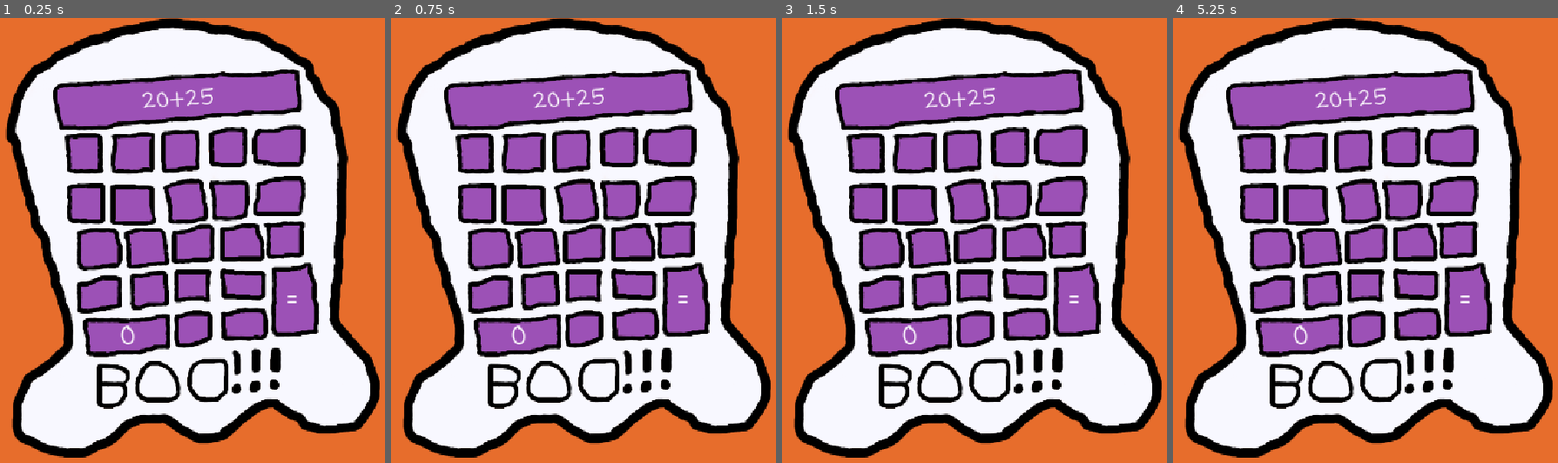
Above: before the commit, frames 1-4 (left to right).
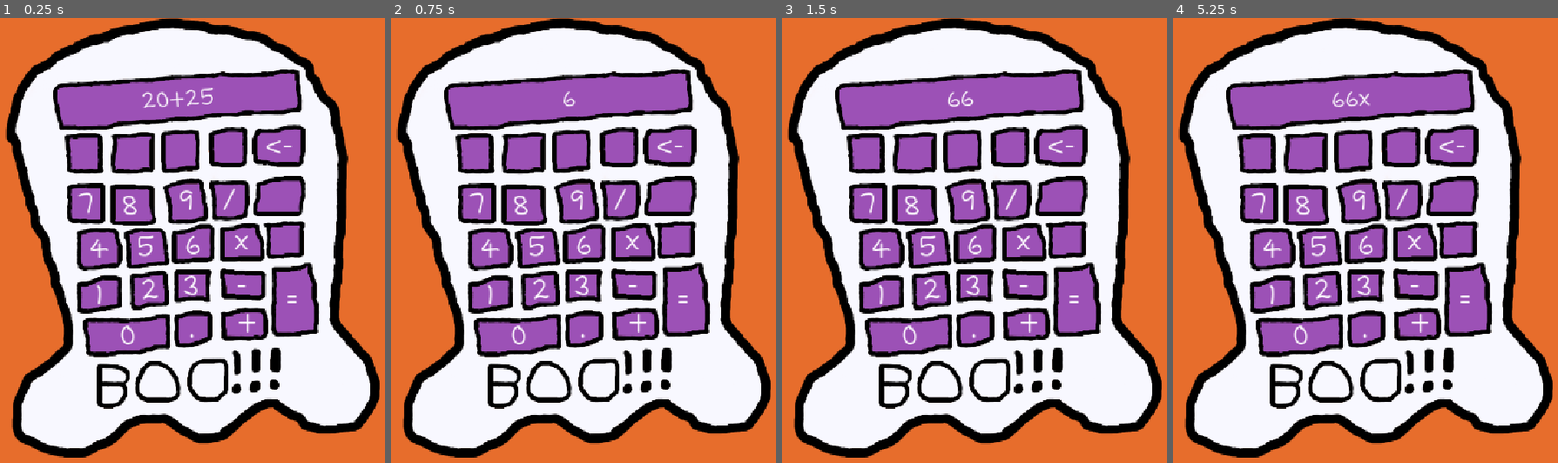
Above: after the commit, the same moments.

Repository: Nathan5471/ghost-calculator
Game: Godot game, scene res://main.tscn
Same seed, same stepped clock (60 frames per second), same inputs: the game is played once before the commit and once after it. The project has no main scene, so this scene is started directly.
Inputs (mouse positions are in pixels of both pictures, inside the frame that each line leads up to):
- Up to frame 1 (0.25 s): no input
- Up to frame 2 (0.75 s): tap Enter at 0.5 s; hold Right from 0.53 s (still down); tap Alt at 0.6 s; click (598, 249) at 0.67 s
- Up to frame 3 (1.5 s): tap Space at 1.25 s; release Right at 1.28 s; hold Down from 1.28 s (still down); tap Shift at 1.35 s; click (989, 249) at 1.42 s
- Up to frame 4 (5.25 s): tap Enter at 2, 3.5 s; move the mouse to (1450, 147) at 2.02 s; release Down at 2.03 s; hold Right 2.03-2.78 s; tap Alt at 2.1, 3.6, 5.1 s; click (1450, 147) at 2.17 s; tap Space at 2.75, 4.25 s; move the mouse to (1346, 338) at 2.77 s; hold Up 2.78-3.53 s; tap Shift at 2.85, 4.35 s; click (1346, 338) at 2.92 s; move the mouse to (outside the picture) at 3.52 s; hold Left 3.53-5.03 s; click (outside the picture) at 3.67 s; move the mouse to (outside the picture) at 4.27 s; click (outside the picture) at 4.42 s; move the mouse to (1415, 249) at 5.02 s; hold Down from 5.03 s (still down); click (1415, 249) at 5.17 s

The runs differ from the first frame. In frame 1, 0.8% of the frame differs, in the area x 20-77%, y 27-72%; in frame 2, 1.1%; in frame 3, 1.1%; in frame 4, 1.1%, in the area x 20-77%, y 15-72%.

Commit message:
Add most of the buttons

Diff:
--- a/main.tscn
+++ b/main.tscn
@@ -49,5 +49,169 @@
 position = Vector2(-127, 137)
 buttonValue = "0"
 
+[node name="Button3" type="Area2D" parent="Buttons" unique_id=1301299853]
+
+[node name="CollisionPolygon2D" type="CollisionPolygon2D" parent="Buttons/Button3" unique_id=1657857909]
+polygon = PackedVector2Array(-202, 53, -140, 45, -138, 87, -200, 100)
+
+[node name="Button" parent="Buttons/Button3/CollisionPolygon2D" unique_id=1503961101 instance=ExtResource("4_1bvp3")]
+position = Vector2(-171, 74)
+buttonValue = "1"
+
+[node name="Button4" type="Area2D" parent="Buttons" unique_id=2047514207]
+priority = 2
+
+[node name="CollisionPolygon2D" type="CollisionPolygon2D" parent="Buttons/Button4" unique_id=1645005462]
+polygon = PackedVector2Array(-120, 40, -66, 36, -64, 89, -119, 95)
+
+[node name="Button" parent="Buttons/Button4/CollisionPolygon2D" unique_id=1674900033 instance=ExtResource("4_1bvp3")]
+position = Vector2(-94, 66)
+buttonValue = "2"
+
+[node name="Button5" type="Area2D" parent="Buttons" unique_id=414462839]
+priority = 2
+
+[node name="CollisionPolygon2D" type="CollisionPolygon2D" parent="Buttons/Button5" unique_id=938156298]
+polygon = PackedVector2Array(-50, 34, 5, 34, -1, 79, -51, 84)
+
+[node name="Button" parent="Buttons/Button5/CollisionPolygon2D" unique_id=1109481275 instance=ExtResource("4_1bvp3")]
+position = Vector2(-29, 60)
+buttonValue = "3"
+
+[node name="Button6" type="Area2D" parent="Buttons" unique_id=1275643408]
+priority = 2
+
+[node name="CollisionPolygon2D" type="CollisionPolygon2D" parent="Buttons/Button6" unique_id=848794266]
+polygon = PackedVector2Array(-203, -27, -145, -28, -137, 28, -202, 32)
+
+[node name="Button" parent="Buttons/Button6/CollisionPolygon2D" unique_id=1196800521 instance=ExtResource("4_1bvp3")]
+position = Vector2(-175, 2)
+buttonValue = "4"
+
+[node name="Button7" type="Area2D" parent="Buttons" unique_id=893726442]
+priority = 2
+
+[node name="CollisionPolygon2D" type="CollisionPolygon2D" parent="Buttons/Button7" unique_id=1634180560]
+polygon = PackedVector2Array(-125, -28, -69, -28, -64, 23, -121, 28)
+
+[node name="Button" parent="Buttons/Button7/CollisionPolygon2D" unique_id=1914752452 instance=ExtResource("4_1bvp3")]
+position = Vector2(-100, -1)
+buttonValue = "5"
+
+[node name="Button8" type="Area2D" parent="Buttons" unique_id=12910769]
+priority = 2
+
+[node name="CollisionPolygon2D" type="CollisionPolygon2D" parent="Buttons/Button8" unique_id=868944380]
+polygon = PackedVector2Array(-54, -24, 4, -36, 7, 18, -50, 21)
+
+[node name="Button" parent="Buttons/Button8/CollisionPolygon2D" unique_id=1157998716 instance=ExtResource("4_1bvp3")]
+position = Vector2(-25, -4)
+buttonValue = "6"
+
+[node name="Button9" type="Area2D" parent="Buttons" unique_id=1703284322]
+priority = 2
+
+[node name="CollisionPolygon2D" type="CollisionPolygon2D" parent="Buttons/Button9" unique_id=1057976429]
+polygon = PackedVector2Array(-220, -98, -164, -100, -164, -43, -216, -42)
+
+[node name="Button" parent="Buttons/Button9/CollisionPolygon2D" unique_id=634345740 instance=ExtResource("4_1bvp3")]
+position = Vector2(-194, -68)
+buttonValue = "7"
+
+[node name="Button10" type="Area2D" parent="Buttons" unique_id=1162510281]
+priority = 2
+
+[node name="CollisionPolygon2D" type="CollisionPolygon2D" parent="Buttons/Button10" unique_id=109802956]
+polygon = PackedVector2Array(-149, -98, -88, -95, -86, -42, -147, -42)
+
+[node name="Button" parent="Buttons/Button10/CollisionPolygon2D" unique_id=707434801 instance=ExtResource("4_1bvp3")]
+position = Vector2(-124, -66)
+buttonValue = "8"
+
+[node name="Button11" type="Area2D" parent="Buttons" unique_id=1031349863]
+priority = 2
+
+[node name="CollisionPolygon2D" type="CollisionPolygon2D" parent="Buttons/Button11" unique_id=792348869]
+polygon = PackedVector2Array(-65, -98, -9, -106, -4, -47, -57, -43)
+
+[node name="Button" parent="Buttons/Button11/CollisionPolygon2D" unique_id=338039508 instance=ExtResource("4_1bvp3")]
+position = Vector2(-35, -73)
+buttonValue = "9"
+
+[node name="Button12" type="Area2D" parent="Buttons" unique_id=1255500626]
+priority = 2
+
+[node name="CollisionPolygon2D" type="CollisionPolygon2D" parent="Buttons/Button12" unique_id=1975324373]
+polygon = PackedVector2Array(-49, 104, 1, 102, 4, 141, -48, 153)
+
+[node name="Button" parent="Buttons/Button12/CollisionPolygon2D" unique_id=825758999 instance=ExtResource("4_1bvp3")]
+position = Vector2(-25, 127)
+buttonValue = "."
+
+[node name="Button13" type="Area2D" parent="Buttons" unique_id=1340846622]
+priority = 2
+
+[node name="CollisionPolygon2D" type="CollisionPolygon2D" parent="Buttons/Button13" unique_id=136053818]
+polygon = PackedVector2Array(23, 102, 88, 96, 91, 138, 25, 141)
+
+[node name="Button" parent="Buttons/Button13/CollisionPolygon2D" unique_id=1173037063 instance=ExtResource("4_1bvp3")]
+position = Vector2(57, 117)
+buttonValue = "+"
+
+[node name="Button14" type="Area2D" parent="Buttons" unique_id=1115980963]
+priority = 2
+
+[node name="CollisionPolygon2D" type="CollisionPolygon2D" parent="Buttons/Button14" unique_id=770649569]
+polygon = PackedVector2Array(22, 35, 84, 38, 88, 77, 24, 73)
+
+[node name="Button" parent="Buttons/Button14/CollisionPolygon2D" unique_id=1247427936 instance=ExtResource("4_1bvp3")]
+position = Vector2(53, 57)
+buttonValue = "-"
+
+[node name="Button15" type="Area2D" parent="Buttons" unique_id=1773465033]
+priority = 2
+
+[node name="CollisionPolygon2D" type="CollisionPolygon2D" parent="Buttons/Button15" unique_id=154603002]
+polygon = PackedVector2Array(22, -29, 74, -38, 83, 14, 22, 15)
+
+[node name="Button" parent="Buttons/Button15/CollisionPolygon2D" unique_id=426685566 instance=ExtResource("4_1bvp3")]
+position = Vector2(51, -11)
+buttonValue = "x"
+
+[node name="Button16" type="Area2D" parent="Buttons" unique_id=845629248]
+priority = 2
+
+[node name="CollisionPolygon2D" type="CollisionPolygon2D" parent="Buttons/Button16" unique_id=501281980]
+polygon = PackedVector2Array(8, -103, 58, -105, 58, -49, 10, -49)
+
+[node name="Button" parent="Buttons/Button16/CollisionPolygon2D" unique_id=1745261875 instance=ExtResource("4_1bvp3")]
+position = Vector2(33, -77)
+buttonValue = "/"
+
+[node name="Button17" type="Area2D" parent="Buttons" unique_id=970336567]
+priority = 2
+
+[node name="CollisionPolygon2D" type="CollisionPolygon2D" parent="Buttons/Button17" unique_id=1170919433]
+polygon = PackedVector2Array(77, -182, 145, -188, 143, -132, 72, -137)
+
+[node name="Button" parent="Buttons/Button17/CollisionPolygon2D" unique_id=31876925 instance=ExtResource("4_1bvp3")]
+position = Vector2(100, -161)
+buttonValue = "<-"
+
 [connection signal="input_event" from="Buttons/Button1" to="Buttons/Button1/CollisionPolygon2D/Button" method="_on_button_input_event"]
 [connection signal="input_event" from="Buttons/Button2" to="Buttons/Button2/CollisionPolygon2D/Button" method="_on_button_input_event"]
+[connection signal="input_event" from="Buttons/Button3" to="Buttons/Button3/CollisionPolygon2D/Button" method="_on_button_input_event"]
+[connection signal="input_event" from="Buttons/Button4" to="Buttons/Button4/CollisionPolygon2D/Button" method="_on_button_input_event"]
+[connection signal="input_event" from="Buttons/Button5" to="Buttons/Button5/CollisionPolygon2D/Button" method="_on_button_input_event"]
+[connection signal="input_event" from="Buttons/Button6" to="Buttons/Button6/CollisionPolygon2D/Button" method="_on_button_input_event"]
+[connection signal="input_event" from="Buttons/Button7" to="Buttons/Button7/CollisionPolygon2D/Button" method="_on_button_input_event"]
+[connection signal="input_event" from="Buttons/Button8" to="Buttons/Button8/CollisionPolygon2D/Button" method="_on_button_input_event"]
+[connection signal="input_event" from="Buttons/Button9" to="Buttons/Button9/CollisionPolygon2D/Button" method="_on_button_input_event"]
+[connection signal="input_event" from="Buttons/Button10" to="Buttons/Button10/CollisionPolygon2D/Button" method="_on_button_input_event"]
+[connection signal="input_event" from="Buttons/Button11" to="Buttons/Button11/CollisionPolygon2D/Button" method="_on_button_input_event"]
+[connection signal="input_event" from="Buttons/Button12" to="Buttons/Button12/CollisionPolygon2D/Button" method="_on_button_input_event"]
+[connection signal="input_event" from="Buttons/Button13" to="Buttons/Button13/CollisionPolygon2D/Button" method="_on_button_input_event"]
+[connection signal="input_event" from="Buttons/Button14" to="Buttons/Button14/CollisionPolygon2D/Button" method="_on_button_input_event"]
+[connection signal="input_event" from="Buttons/Button15" to="Buttons/Button15/CollisionPolygon2D/Button" method="_on_button_input_event"]
+[connection signal="input_event" from="Buttons/Button16" to="Buttons/Button16/CollisionPolygon2D/Button" method="_on_button_input_event"]
+[connection signal="input_event" from="Buttons/Button17" to="Buttons/Button17/CollisionPolygon2D/Button" method="_on_button_input_event"]
--- a/scripts/button.gd
+++ b/scripts/button.gd
@@ -10,5 +10,7 @@
 
 
 func _on_button_input_event(viewport: Node, event: InputEvent, shape_idx: int) -> void:
+	if !(event is InputEventMouseButton && event.pressed && event.button_index == MOUSE_BUTTON_LEFT):
+		return
 	var calculator = get_parent().get_parent().get_parent().get_parent()
 	calculator.handleButtonPress(buttonValue)
--- a/scripts/calculator.gd
+++ b/scripts/calculator.gd
@@ -16,6 +16,7 @@
 		pass
 	else:
 		currentText += buttonValue
+	updateDisplay()
 
 func updateDisplay() -> void:
 	display.text = currentText
